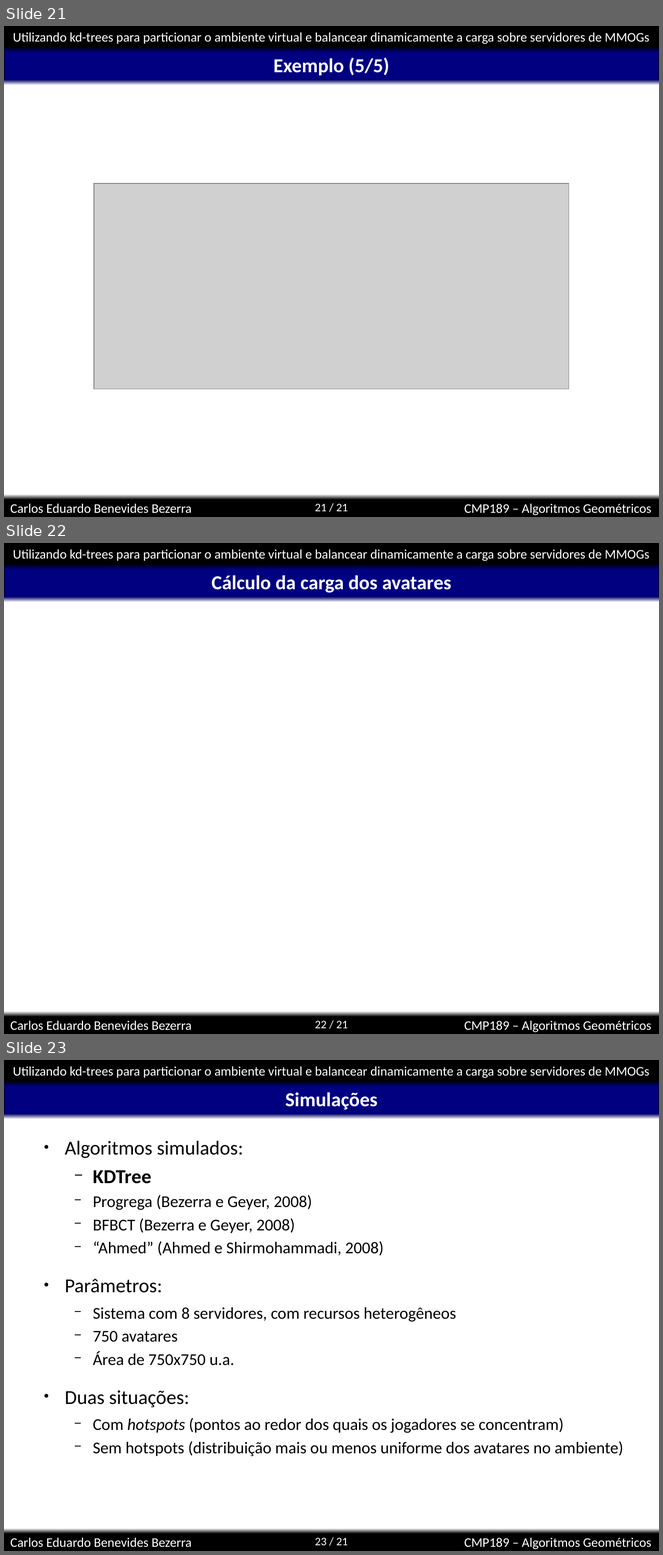
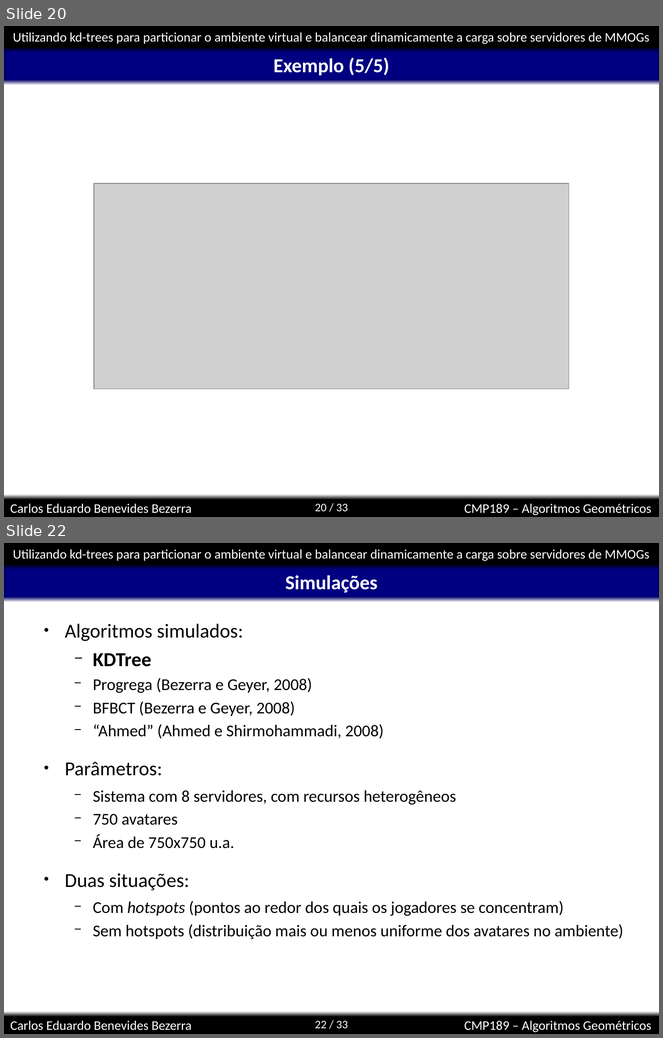
Before and after one commit to kdubezerra/kdubezerra, a slide deck: disciplinas/cmp189/apresentacaoTrabalhoFinal.ppt. Shown one above the other, each under a label of ours: slides 21, 22 and 23 before the commit, slides 20 and 22 after it; the slides between them are not shown. The pictures are 663x1555 and 663x1038 pixels, drawn with LibreOffice and Linux fonts; fonts in the diff are those of the drawing; grey boxes stand for pictures; background and template pictures are left out. Boxes give left, top, right and bottom in pixels: in the first picture for what was removed or moved away, otherwise in the second. Text is boxed around its words. In the diff, an @@ line names an element or a change of style, - is before the commit and + after.

```diff
--- a/disciplinas/cmp189/apresentacaoTrabalhoFinal.ppt
+++ b/disciplinas/cmp189/apresentacaoTrabalhoFinal.ppt
@@ slide 22 removed at (4,543,659,1034), background #FFFFFF; not listed: 8 template elements that a slide beside it also shows @@
@@ title removed at (211,575,451,593) @@
-Cálculo da carga dos avatares
@@ what was slide 21 is now slide 20 @@
@@ page number at (315,504,348,512): text changed @@
-21 / 21
+20 / 33
@@ what was slide 23 is now slide 22 @@
@@ page number at (315,1021,348,1029): text changed @@
-23 / 21
+22 / 33
```
Also in this commit, not shown: 8 slides changed, 2 slides added.
